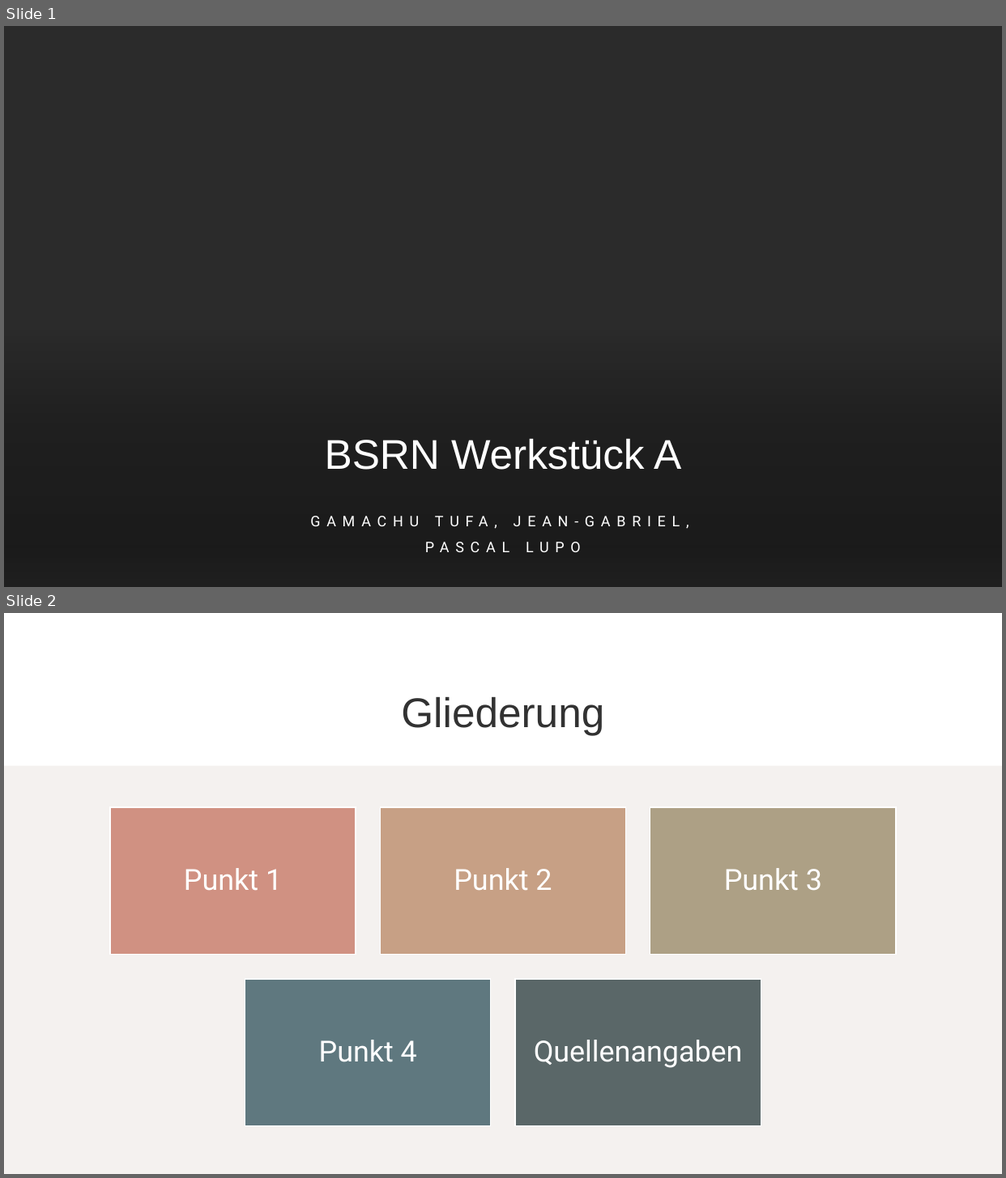
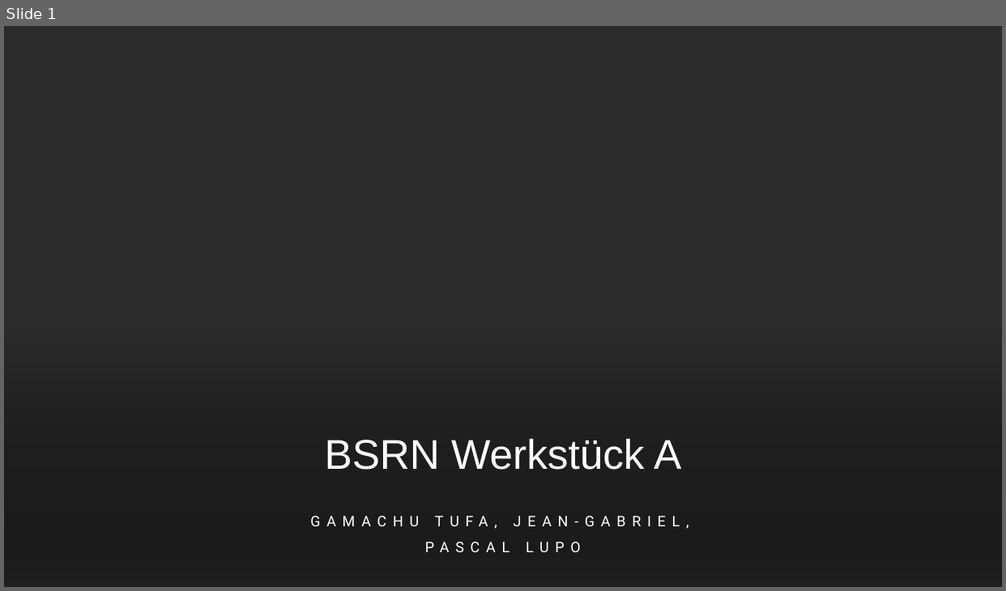
Before and after one commit to gamma795/BSRN_Projekt, a slide deck: BSRN Werkstück A.pptx. Shown one above the other, each under a label of ours: slides 1 and 2 before the commit, slide 1 after it. The pictures are 1006x1178 and 1006x591 pixels, drawn with LibreOffice and Linux fonts; fonts in the diff are those of the drawing; background and template pictures are left out; a plain dark background stands for a picture behind light text. Boxes give left, top, right and bottom in pixels: in the first picture for what was removed or moved away, otherwise in the second. Text is boxed around its words. In the diff, an @@ line names an element or a change of style, - is before the commit and + after.

```diff
--- a/BSRN Werkstück A.pptx
+++ b/BSRN Werkstück A.pptx
@@ slide 2 removed at <box>4,613,1002,1174</box>, background #FFFFFF; not listed: 1 template element that a slide beside it also shows @@
@@ rectangle removed at <box>4,613,1002,1174</box> @@
@@ title removed at <box>401,697,604,735</box> @@
-Gliederung
@@ rectangle removed at <box>4,766,1002,1174</box> @@
@@ group removed at <box>110,807,896,1127</box>: 5 rectangles, 5 texts @@
-Punkt 1
-Punkt 2
-Punkt 3
-Punkt 4
-Quellenangaben
```
Also in this commit, not shown: 8 slides added, 1 other slide removed.
